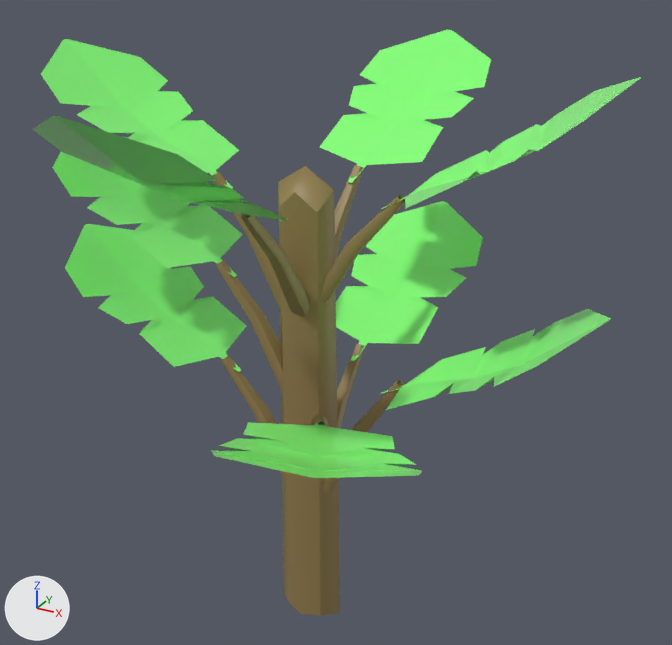
A saved change to the FBX model Botanical Provision Mark-2/Assets/Models/Trees/Benana_Tree_withOut.fbx.
Rendered twice from a 50 mm camera at (0.0303, -0.0507, 0.0501) aimed at (0.0014, 0.0019, 0.0238). Lighting does not change. The marker at lower left points along +X, +Y and +Z. Where no turn or scale is listed for an object, it has been applied to the vertices.

Names of what the first picture shows: 'Bebana_Tree_WithOut'.
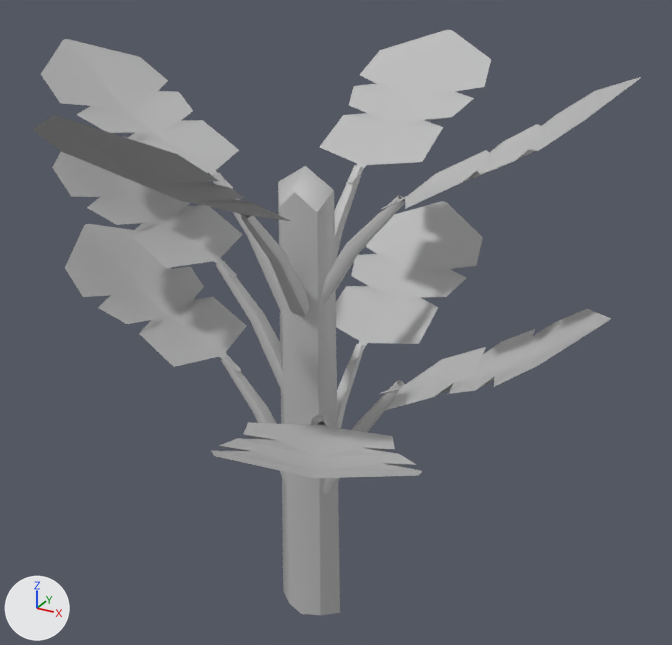
The newer file is also turned or shifted as a whole; pictures and numbers use the older file's frame.

Location of each change, (x1, y1, x2, y2) in pixels of the pictures (672 x 645 px):
part 1 of me_mesh, recoloured (brown to grey): (212, 165, 405, 615) in both
part 2 of me_mesh, recoloured (green to grey): (32, 30, 641, 478) in both

The edits, one by one:
Material 'lambert4' (mat_lambert4) is new.
Its base color is (0.5, 0.5, 0.5) (grey #bcbcbc).
me_mesh has 485 vertices, 336 faces and spans x -0.0204..0.0204, y -0.0207..0.0207, z -0.0209..0.0209.
me_mesh is used by ob_bebana_tree_without; location (-0.00004, -0.00026, 0.0209).
me_mesh part 1: all 156 faces that had it switch from mat_lambert2 (brown #937d4d) to mat_lambert4 (grey #bcbcbc).
me_mesh part 2: all 180 faces that had it switch from mat_aistandardsurface1 (green #85ff78) to mat_lambert4 (grey #bcbcbc).
